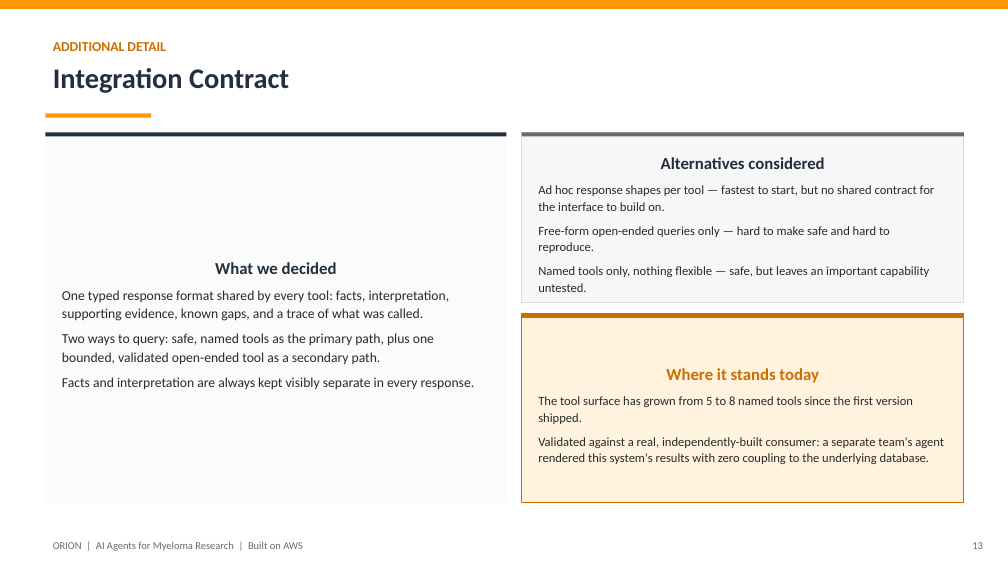
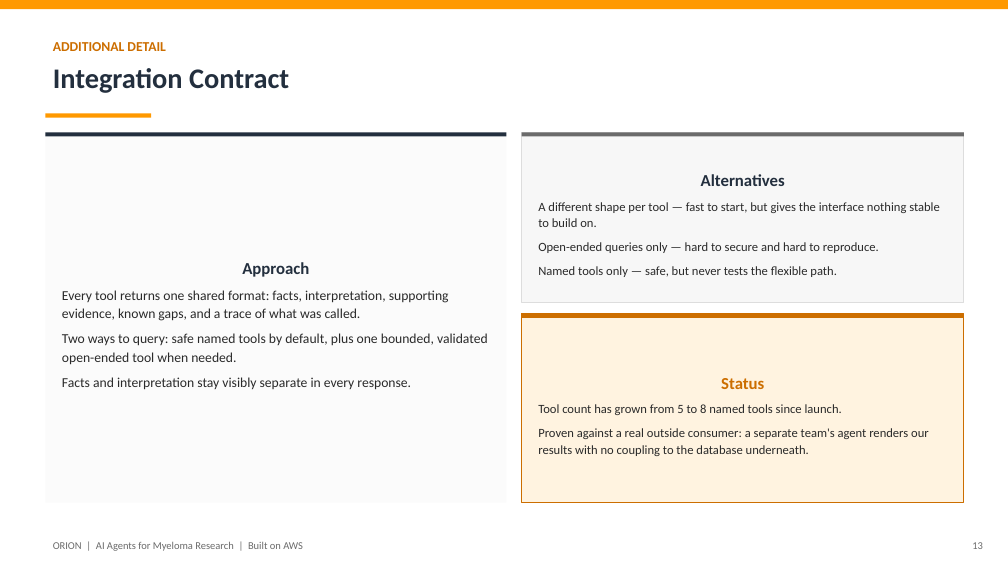
Before and after one commit to lhnminh/MMRF-KnowledgeGraph, a slide deck: slide 13 of ORION_Hackathon_Pitch.pptx. Drawn at 1008x567 pixels with LibreOffice and Linux fonts; fonts in the diff are those of the drawing. Boxes give left, top, right and bottom in pixels: in the first picture for what was removed or moved away, otherwise in the second. Text is boxed around its words. In the diff, an @@ line names an element or a change of style, - is before the commit and + after.

```diff
--- a/ORION_Hackathon_Pitch.pptx
+++ b/ORION_Hackathon_Pitch.pptx
@@ text in rectangle at <box>538,174,940,277</box>: text changed @@
-Alternatives considered
-Ad hoc response shapes per tool — fastest to start, but no shared contract for the interface to build on.
-Free-form open-ended queries only — hard to make safe and hard to reproduce.
-Named tools only, nothing flexible — safe, but leaves an important capability untested.
+Alternatives
+A different shape per tool — fast to start, but gives the interface nothing stable to build on.
+Open-ended queries only — hard to secure and hard to reproduce.
+Named tools only — safe, but never tests the flexible path.
@@ text at <box>62,262,488,390</box>: text changed @@
-What we decided
-One typed response format shared by every tool: facts, interpretation, supporting evidence, known gaps, and a trace of what was called.
-Two ways to query: safe, named tools as the primary path, plus one bounded, validated open-ended tool as a secondary path.
-Facts and interpretation are always kept visibly separate in every response.
+Approach
+Every tool returns one shared format: facts, interpretation, supporting evidence, known gaps, and a trace of what was called.
+Two ways to query: safe named tools by default, plus one bounded, validated open-ended tool when needed.
+Facts and interpretation stay visibly separate in every response.
@@ text in rectangle at <box>538,378,929,456</box>: text changed @@
-Where it stands today
-The tool surface has grown from 5 to 8 named tools since the first version shipped.
-Validated against a real, independently-built consumer: a separate team's agent rendered this system's results with zero coupling to the underlying database.
+Status
+Tool count has grown from 5 to 8 named tools since launch.
+Proven against a real outside consumer: a separate team's agent renders our results with no coupling to the database underneath.
```
Also in this commit, not shown: 5 other slides changed.
